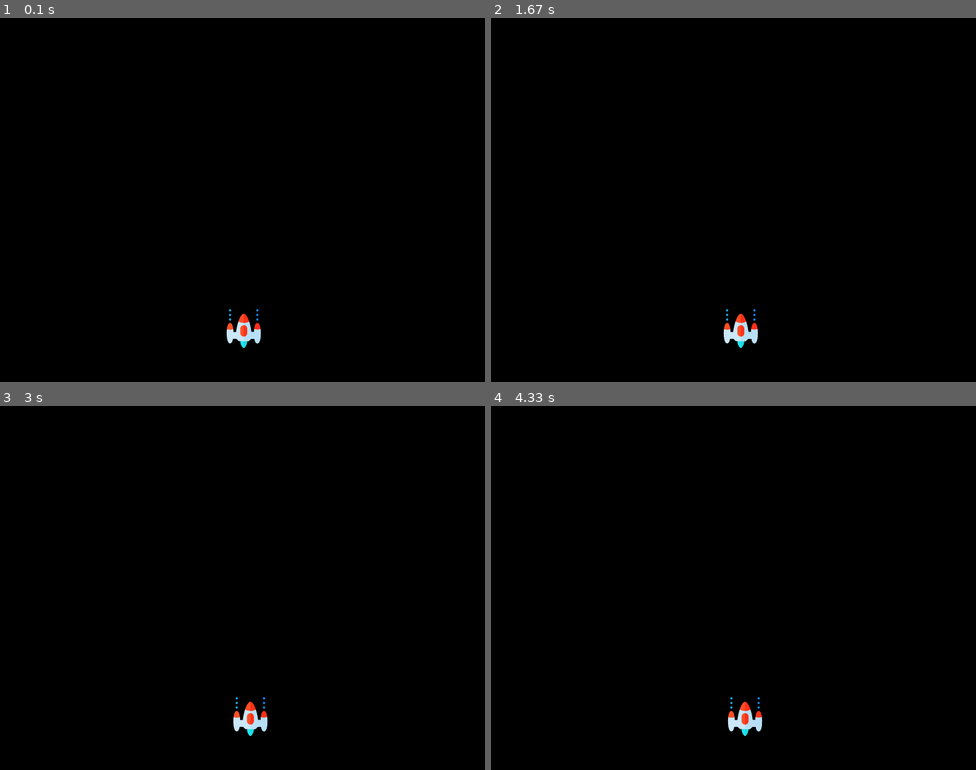
Above: before the commit, frames 1-4 (two rows, left to right).
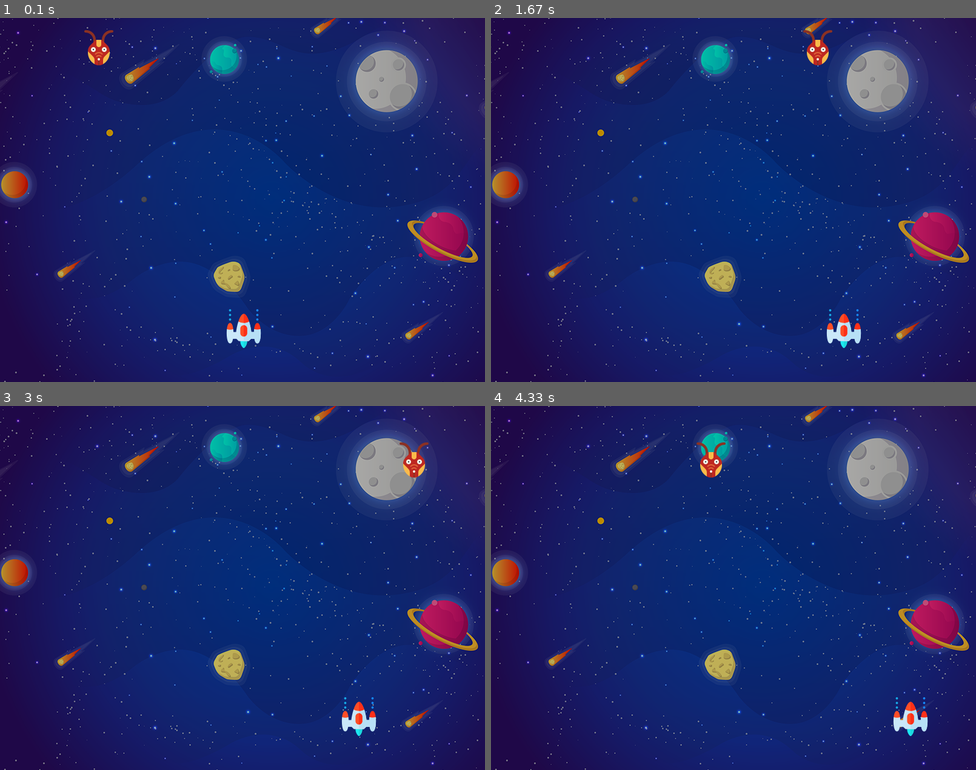
Above: after the commit, the same moments.

Repository: ahmedhany1/pygame-project
Game: pygame game, started from pygametest.py
Two runs of this game, one before a commit and one after it. Both use one fixed random seed, a clock stepped at 60 frames per second and the inputs below.
Inputs:
- Up to frame 1 (0.1 s): no input
- Up to frame 2 (1.67 s): hold Right 0.33-0.8 s; hold Right 0.83-1.3 s; hold Left from 1.33 s (still down)
- Up to frame 3 (3 s): release Left at 1.87 s; hold Left 1.9-2.3 s; hold Right 2.33-2.97 s
- Up to frame 4 (4.33 s): hold Left 3-3.47 s; hold Right 3.5-3.97 s; hold Right from 4 s (still down)

The runs differ from the first frame. In frame 1, 100% of the frame differs, in the area x 0-100%, y 0-100%; in frame 2, 100%; in frame 3, 100%; in frame 4, 100%.

Commit message:
added an enemy and a background, adding a bullet

Diff:
--- a/pygametest.py
+++ b/pygametest.py
@@ -1,4 +1,4 @@
-import pygame
+import pygame, random
 
 pygame.init()
 
@@ -10,6 +10,9 @@
 icon = pygame.image.load("E:\Downloads\project.png")
 pygame.display.set_icon(icon)
 
+# Background
+background = pygame.image.load("background.png")
+
 # Creating the player
 player_img = pygame.image.load("space-invaders.png")
 player_x = 370
@@ -19,12 +22,35 @@
 def player(x, y):
     screen.blit(player_img, (x, y))
 
+
+# Creating the enemy
+enemy_img = pygame.image.load("alien.png")
+enemy_x = random.randint(0, 800)
+enemy_y = random.randint(0, 50)
+enemy_x_change = 4
+enemy_y_change = 40
+
+def enemy(x, y):
+    screen.blit(enemy_img, (x, y))
+
+
+# Bullet
+bullet = pygame.image.load("bullet.png")
+#player_x = 370
+#player_y = 480
+#player_x_change = 0
+
+
 # Game loop
 running = True
 
 while running:
 
+    # RGB
     screen.fill((0, 0, 0))
+
+    # Background image
+    screen.blit(background, (0, 0))
 
     for event in pygame.event.get():
         if event.type == pygame.QUIT:
@@ -32,14 +58,33 @@
 
         if event.type == pygame.KEYDOWN:
             if event.key == pygame.K_LEFT:
-                player_x_change = -0.3
+                player_x_change = -5
             if event.key == pygame.K_RIGHT:
-                player_x_change = 0.3
+                player_x_change = 5
 
         if event.type == pygame.KEYUP:
             if event.key == pygame.K_LEFT or event.key == pygame.K_RIGHT:
                 player_x_change = 0
 
+
+    #
     player_x += player_x_change
+
+    if player_x <= 0:
+        player_x = 0
+    elif player_x >= 736:
+        player_x = 736
+
+    #
+    enemy_x += enemy_x_change
+
+    if enemy_x <= 0:
+        enemy_x_change = 4
+        enemy_y += enemy_y_change
+    elif enemy_x >= 736:
+        enemy_x_change = -4
+        enemy_y += enemy_y_change
+
     player(player_x, player_y)
+    enemy(enemy_x, enemy_y)
     pygame.display.update()
Binary file added: alien.png
Binary file added: background.png
Binary file added: bullet.png
Not shown, added: .gitignore
Not shown, added: background.wav
Not shown, added: explosion.wav
Not shown, added: laser.wav
